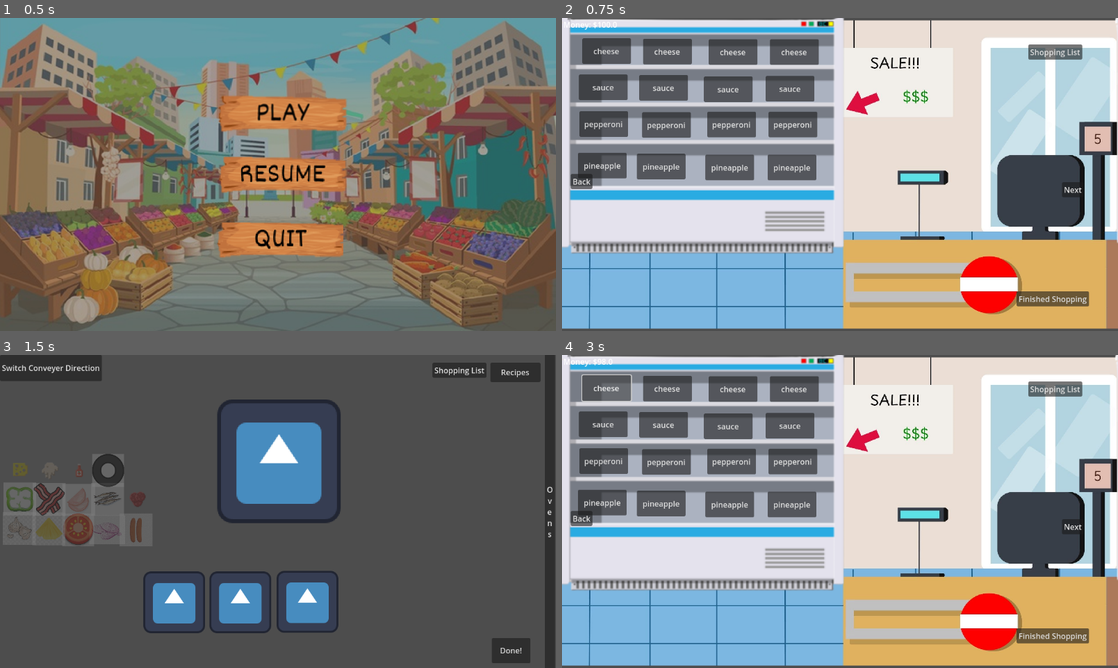
Above: before the commit, frames 1-4 (two rows, left to right).
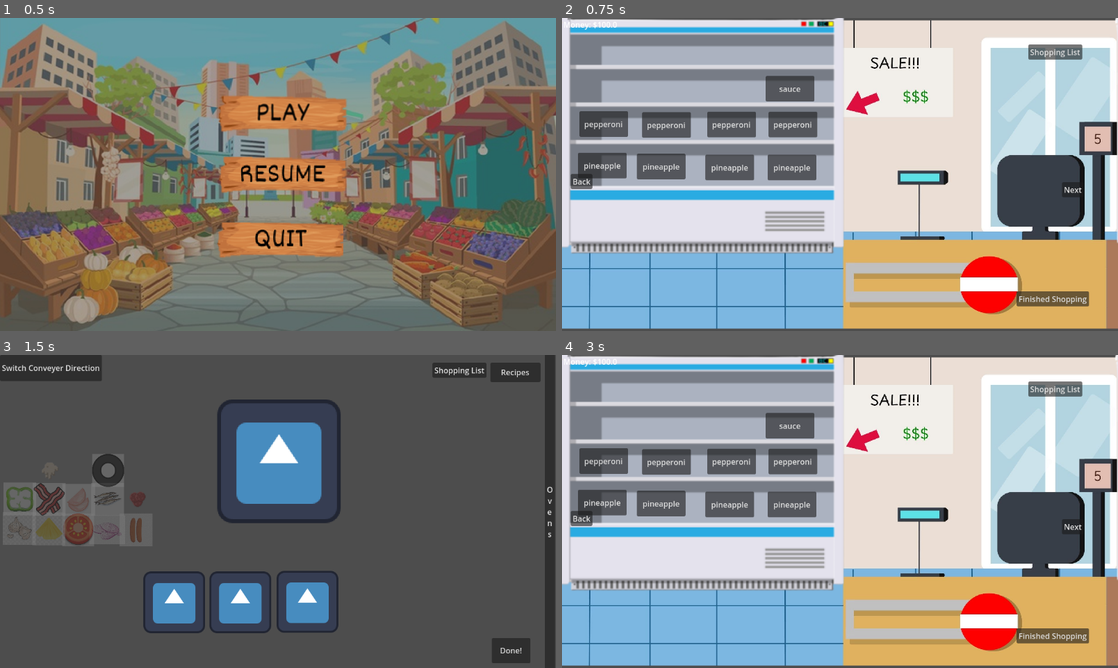
Above: after the commit, the same moments.

Repository: Leone2004/LandLockedLigersGame
Game: Godot game, scene res://Scenes/mainmenu.tscn
Two runs of this game, one before a commit and one after it. Both use one fixed random seed, a clock stepped at 60 frames per second and the inputs below. The engine's default icon, where the game draws it, is replaced by a stand-in: a white triangle on a blue panel in a dark square.
Inputs (mouse positions are in pixels of both pictures, inside the frame that each line leads up to):
- Up to frame 1 (0.5 s): no input
- Up to frame 2 (0.75 s): click (845, 111) at 0.5 s
- Up to frame 3 (1.5 s): click "Finished Shopping" at 1.25 s
- Up to frame 4 (3 s): click "Done!" at 2 s; click (606, 389) at 2.75 s, where only the run before the commit has a clickable "cheese"

Frame 1 is identical in both runs. In frame 2, 5.0% of the frame differs, in the area x 3-47%, y 6-27%; in frame 3, less than 0.1%; in frame 4, 5.1%, in the area x 3-47%, y 1-27%.

Commit message:
removed some stuff from the shelves

Diff:
--- a/cookingupsuccessgame/Scenes/GroceryStore.tscn
+++ b/cookingupsuccessgame/Scenes/GroceryStore.tscn
@@ -116,62 +116,6 @@
 text = "pepperoni"
 metadata/_edit_use_anchors_ = true
 
-[node name="cheese" type="Button" parent="Control"]
-layout_mode = 1
-anchors_preset = -1
-anchor_left = -7.55
-anchor_top = -2.675
-anchor_right = -7.55
-anchor_bottom = -2.675
-offset_left = -232.0
-offset_top = -175.0
-offset_right = -131.0
-offset_bottom = -122.0
-text = "cheese"
-metadata/_edit_use_anchors_ = true
-
-[node name="cheese2" type="Button" parent="Control"]
-layout_mode = 1
-anchors_preset = -1
-anchor_left = -7.325
-anchor_top = -2.65
-anchor_right = -7.325
-anchor_bottom = -2.65
-offset_left = -115.0
-offset_top = -175.0
-offset_right = -14.0
-offset_bottom = -122.0
-text = "cheese"
-metadata/_edit_use_anchors_ = true
-
-[node name="cheese3" type="Button" parent="Control"]
-layout_mode = 1
-anchors_preset = -1
-anchor_left = -7.525
-anchor_top = -2.65
-anchor_right = -7.525
-anchor_bottom = -2.65
-offset_left = 29.0
-offset_top = -174.0
-offset_right = 130.0
-offset_bottom = -121.0
-text = "cheese"
-metadata/_edit_use_anchors_ = true
-
-[node name="cheese4" type="Button" parent="Control"]
-layout_mode = 1
-anchors_preset = -1
-anchor_left = -7.125
-anchor_top = -2.65
-anchor_right = -7.125
-anchor_bottom = -2.65
-offset_left = 140.0
-offset_top = -174.0
-offset_right = 241.0
-offset_bottom = -121.0
-text = "cheese"
-metadata/_edit_use_anchors_ = true
-
 [node name="mushrooms" type="Button" parent="Control"]
 layout_mode = 1
 anchors_preset = -1
@@ -284,48 +228,6 @@
 text = "pineapple"
 metadata/_edit_use_anchors_ = true
 
-[node name="sauce" type="Button" parent="Control"]
-layout_mode = 1
-anchors_preset = -1
-anchor_left = -7.575
-anchor_top = -2.425
-anchor_right = -7.575
-anchor_bottom = -2.425
-offset_left = -238.0
-offset_top = -110.0
-offset_right = -137.0
-offset_bottom = -57.0
-text = "sauce"
-metadata/_edit_use_anchors_ = true
-
-[node name="sauce2" type="Button" parent="Control"]
-layout_mode = 1
-anchors_preset = -1
-anchor_left = -7.35
-anchor_top = -2.45
-anchor_right = -7.35
-anchor_bottom = -2.45
-offset_left = -122.0
-offset_top = -108.0
-offset_right = -21.0
-offset_bottom = -55.0
-text = "sauce"
-metadata/_edit_use_anchors_ = true
-
-[node name="sauce3" type="Button" parent="Control"]
-layout_mode = 1
-anchors_preset = -1
-anchor_left = -7.55
-anchor_top = -2.375
-anchor_right = -7.55
-anchor_bottom = -2.375
-offset_left = 20.0
-offset_top = -108.0
-offset_right = 121.0
-offset_bottom = -55.0
-text = "sauce"
-metadata/_edit_use_anchors_ = true
-
 [node name="sauce4" type="Button" parent="Control"]
 layout_mode = 1
 anchors_preset = -1
@@ -735,10 +637,6 @@
 [connection signal="pressed" from="Control/pepperoni2" to="Control" method="_on_food_pressed" binds= [0, 4.0]]
 [connection signal="pressed" from="Control/pepperoni3" to="Control" method="_on_food_pressed" binds= [0, 4.0]]
 [connection signal="pressed" from="Control/pepperoni4" to="Control" method="_on_food_pressed" binds= [0, 4.0]]
-[connection signal="pressed" from="Control/cheese" to="Control" method="_on_food_pressed" binds= [1, 2.0]]
-[connection signal="pressed" from="Control/cheese2" to="Control" method="_on_food_pressed" binds= [1, 2.0]]
-[connection signal="pressed" from="Control/cheese3" to="Control" method="_on_food_pressed" binds= [1, 2.0]]
-[connection signal="pressed" from="Control/cheese4" to="Control" method="_on_food_pressed" binds= [1, 2.0]]
 [connection signal="pressed" from="Control/mushrooms" to="Control" method="_on_food_pressed" binds= [2, 3.0]]
 [connection signal="pressed" from="Control/mushrooms2" to="Control" method="_on_food_pressed" binds= [2, 3.0]]
 [connection signal="pressed" from="Control/mushrooms3" to="Control" method="_on_food_pressed" binds= [2, 3.0]]
@@ -747,9 +645,6 @@
 [connection signal="pressed" from="Control/pineapple2" to="Control" method="_on_food_pressed" binds= [10, 3.0]]
 [connection signal="pressed" from="Control/pineapple3" to="Control" method="_on_food_pressed" binds= [10, 3.0]]
 [connection signal="pressed" from="Control/pineapple4" to="Control" method="_on_food_pressed" binds= [10, 3.0]]
-[connection signal="pressed" from="Control/sauce" to="Control" method="_on_food_pressed" binds= [3, 5.0]]
-[connection signal="pressed" from="Control/sauce2" to="Control" method="_on_food_pressed" binds= [3, 5.0]]
-[connection signal="pressed" from="Control/sauce3" to="Control" method="_on_food_pressed" binds= [3, 5.0]]
 [connection signal="pressed" from="Control/sauce4" to="Control" method="_on_food_pressed" binds= [3, 5.0]]
 [connection signal="pressed" from="Control/olives" to="Control" method="_on_food_pressed" binds= [4, 3.0]]
 [connection signal="pressed" from="Control/olives2" to="Control" method="_on_food_pressed" binds= [4, 3.0]]
--- a/cookingupsuccessgame/Scenes/cooking.tscn
+++ b/cookingupsuccessgame/Scenes/cooking.tscn
@@ -203,17 +203,9 @@
 position = Vector2(-342, -416)
 ingredient_index = 4
 
-[node name="IngredientSpot7" parent="." instance=ExtResource("7_bhcx5")]
-position = Vector2(-402, -416)
-ingredient_index = 3
-
 [node name="IngredientSpot8" parent="." instance=ExtResource("7_bhcx5")]
 position = Vector2(-463, -416)
 ingredient_index = 2
-
-[node name="IngredientSpot9" parent="." instance=ExtResource("7_bhcx5")]
-position = Vector2(-524, -418)
-ingredient_index = 1
 
 [node name="IngredientSpot10" parent="." instance=ExtResource("7_bhcx5")]
 position = Vector2(-344, -293)
